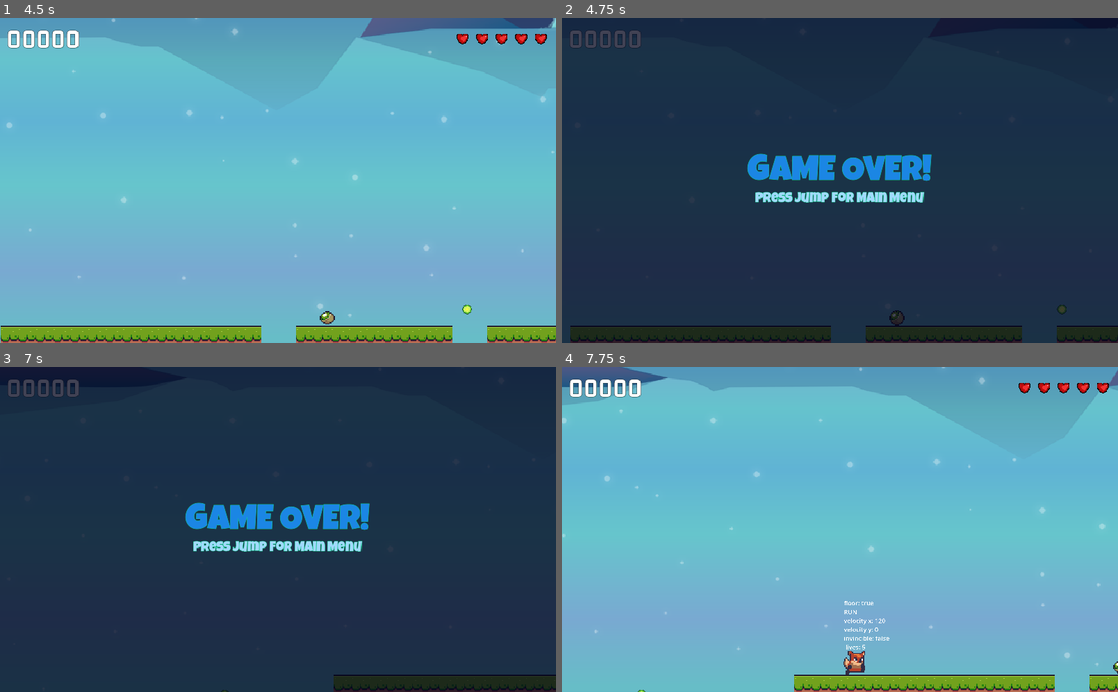
Above: before the commit, frames 1-4 (two rows, left to right).
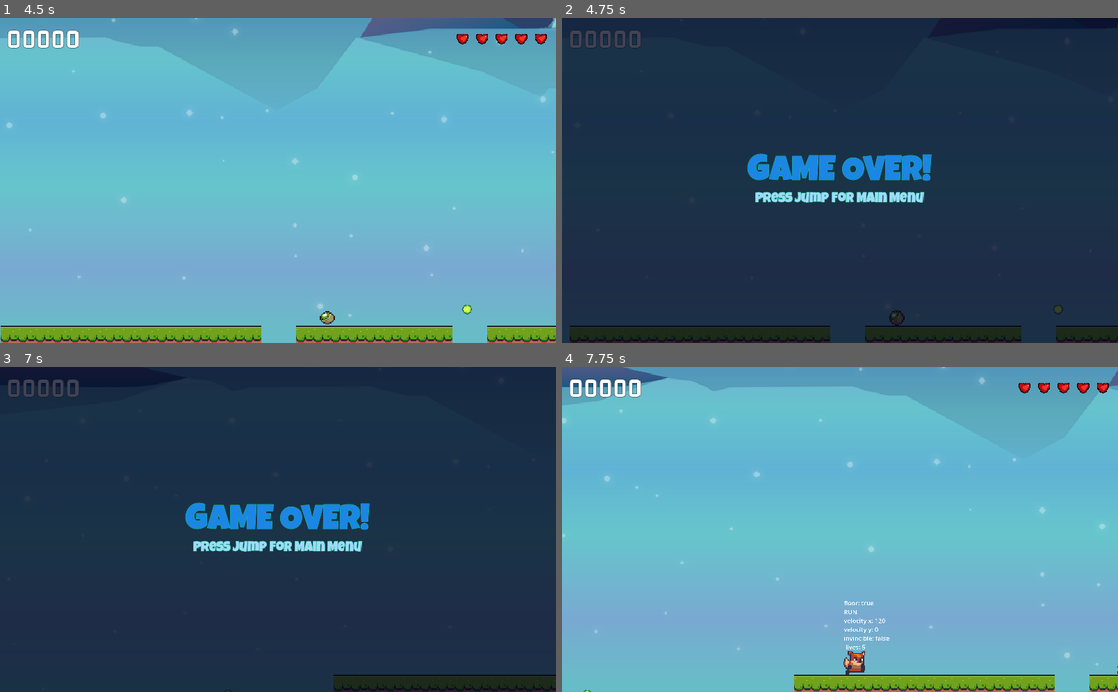
Above: after the commit, the same moments.

Repository: dizuane/godot-fox-antics
Game: Godot game, scene res://main/main.tscn
Two runs of this game, one before a commit and one after it. Both use one fixed random seed, a clock stepped at 60 frames per second and the inputs below.
Inputs:
- Up to frame 1 (4.5 s): tap Enter at 0.5 s; hold D (right) 0.53-2.03 s; tap E (shoot) every 0.75 s from 0.6 to 4.35 s; tap Space (jump) at 0.77, 1.52, 3.02, 3.77 s; hold A (left) 2.03-2.78 s; hold D (right) 2.78-4.28 s; hold A (left) from 4.28 s (still down)
- Up to frame 2 (4.75 s): keep holding A (left); tap Space (jump) at 4.52 s
- Up to frame 3 (7 s): tap Space (jump) at 5, 6.02, 6.77 s; release A (left) at 5.03 s; hold D (right) 5.03-5.78 s; tap E (shoot) at 5.1, 5.85, 6.6 s; tap Enter at 5.75 s; hold A (left) from 5.78 s (still down)
- Up to frame 4 (7.75 s): tap Space (jump) at 7.25, 7.52 s; release A (left) at 7.28 s; hold D (right) from 7.28 s (still down); tap E (shoot) at 7.35 s

Frame 1 is identical in both runs. In frame 2, 0.2% of the frame differs, in the area x 1-100%, y 88-100%; in frame 3, less than 0.1%; in frame 4, less than 0.1%.

Commit message:
Fixed pausing

Diff:
--- a/hud/hud.gd
+++ b/hud/hud.gd
@@ -29,7 +29,8 @@
 
 
 func show_hud() -> void:
-	Engine.time_scale = 0
+	# Engine.time_scale = 0
+	get_tree().paused = true
 	color_rect.visible = true
 
 
--- a/hud/hud.tscn
+++ b/hud/hud.tscn
@@ -7,6 +7,7 @@
 [ext_resource type="LabelSettings" uid="uid://bcpaqsi2w067n" path="res://assets/LG_24_SubTitle.tres" id="4_mk6qq"]
 
 [node name="HUD" type="Control"]
+process_mode = 2
 layout_mode = 3
 anchors_preset = 15
 anchor_right = 1.0
--- a/level_base/level_base.gd
+++ b/level_base/level_base.gd
@@ -5,7 +5,8 @@
 
 
 func _ready():
-	Engine.time_scale = 1
+	# Engine.time_scale = 1
+	get_tree().paused = false
 
 
 func _process(delta):
--- a/level_base/level_base.tscn
+++ b/level_base/level_base.tscn
@@ -584,6 +584,7 @@
 [node name="Paths" type="Node" parent="."]
 
 [node name="Music" type="AudioStreamPlayer" parent="."]
+process_mode = 3
 stream = ExtResource("21_gdqwi")
 autoplay = true
 
--- a/main/main.gd
+++ b/main/main.gd
@@ -4,6 +4,7 @@
 
 
 func _ready():
+	get_tree().paused = false
 	label_high_score.text = "Highscore " + str(ScoreManager.get_highscore())
 
 
